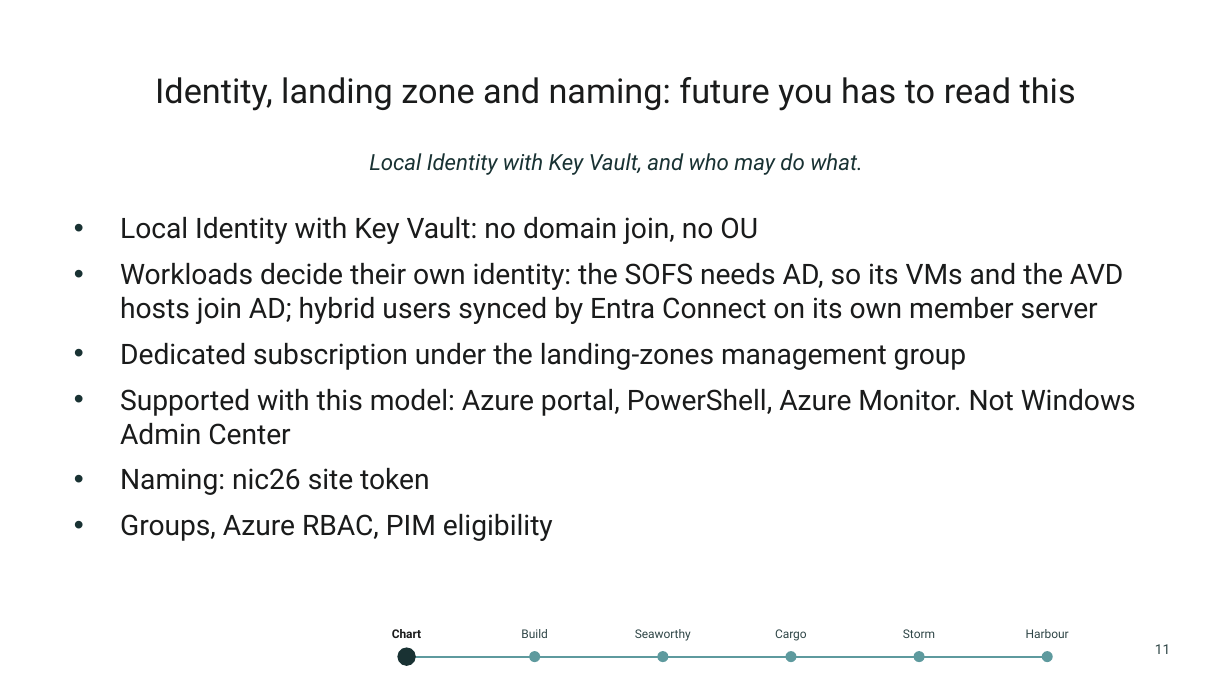
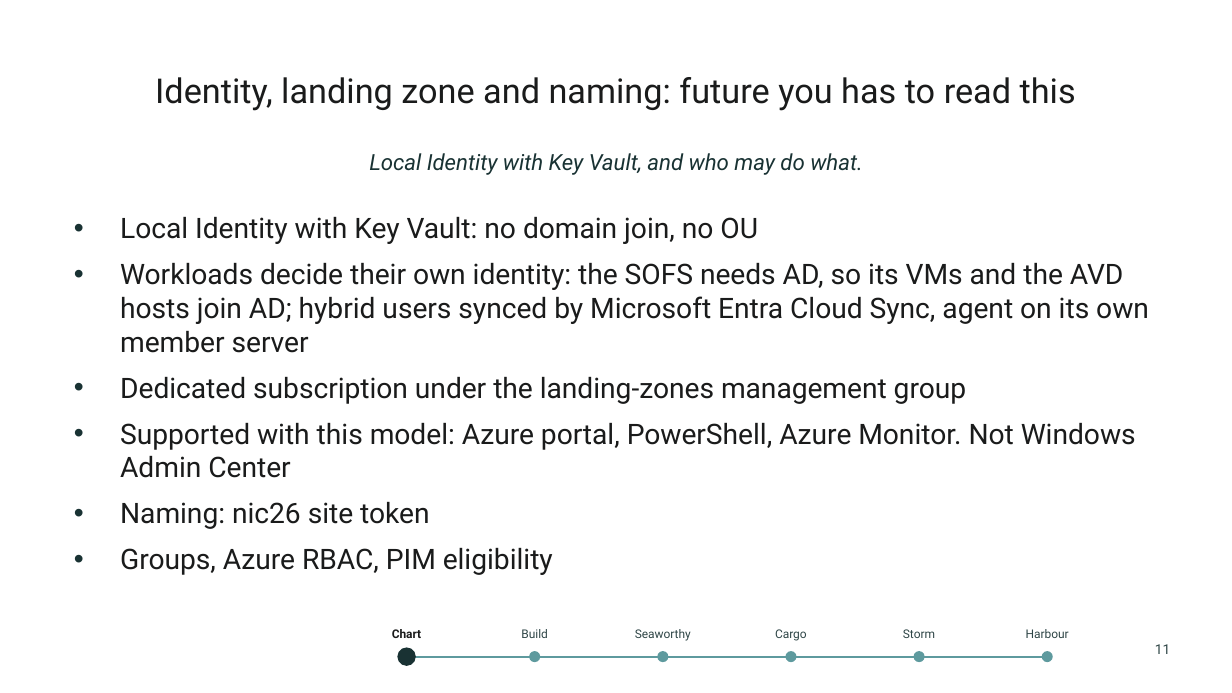
Before and after one commit to thisismydemo/nic2026_azl, a slide deck: slide 11 of presentation/Azure_Local_Discovery_to_Day2_NIC2026.pptx. Drawn at 1232x693 pixels with LibreOffice and Linux fonts; fonts in the diff are those of the drawing; background and template pictures are left out. Boxes give left, top, right and bottom in pixels: in the first picture for what was removed or moved away, otherwise in the second. Text is boxed around its words. In the diff, an @@ line names an element or a change of style, - is before the commit and + after.

Commit message:
Update the session deck

```diff
--- a/presentation/Azure_Local_Discovery_to_Day2_NIC2026.pptx
+++ b/presentation/Azure_Local_Discovery_to_Day2_NIC2026.pptx
@@ text at [120,263,1149,353]: text changed @@
-• Workloads decide their own identity: the SOFS needs AD, so its VMs and the AVD hosts join AD; hybrid users synced by Entra Connect on its own member server
+• Workloads decide their own identity: the SOFS needs AD, so its VMs and the AVD hosts join AD; hybrid users synced by Microsoft Entra Cloud Sync, agent on its own member server
```
